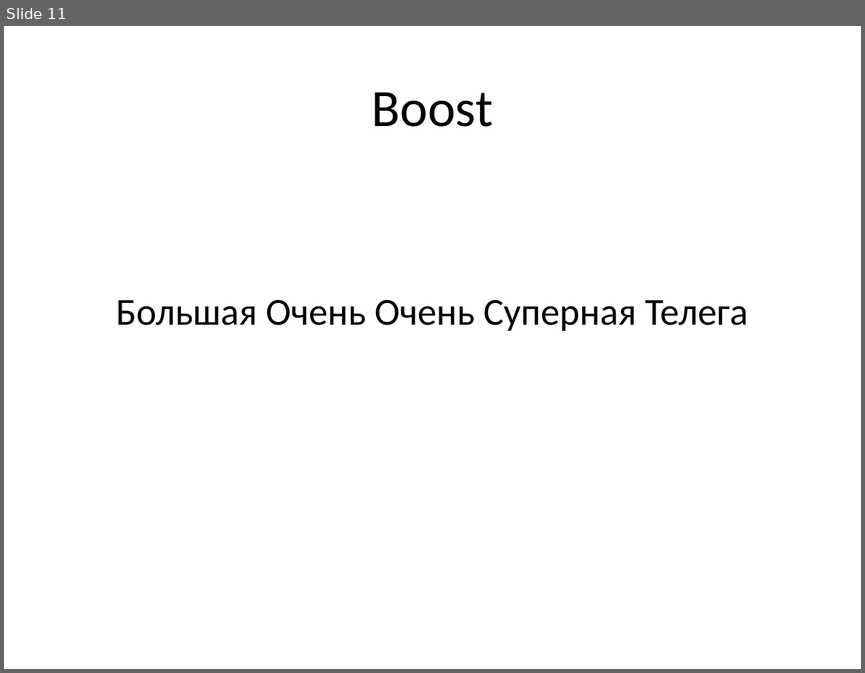
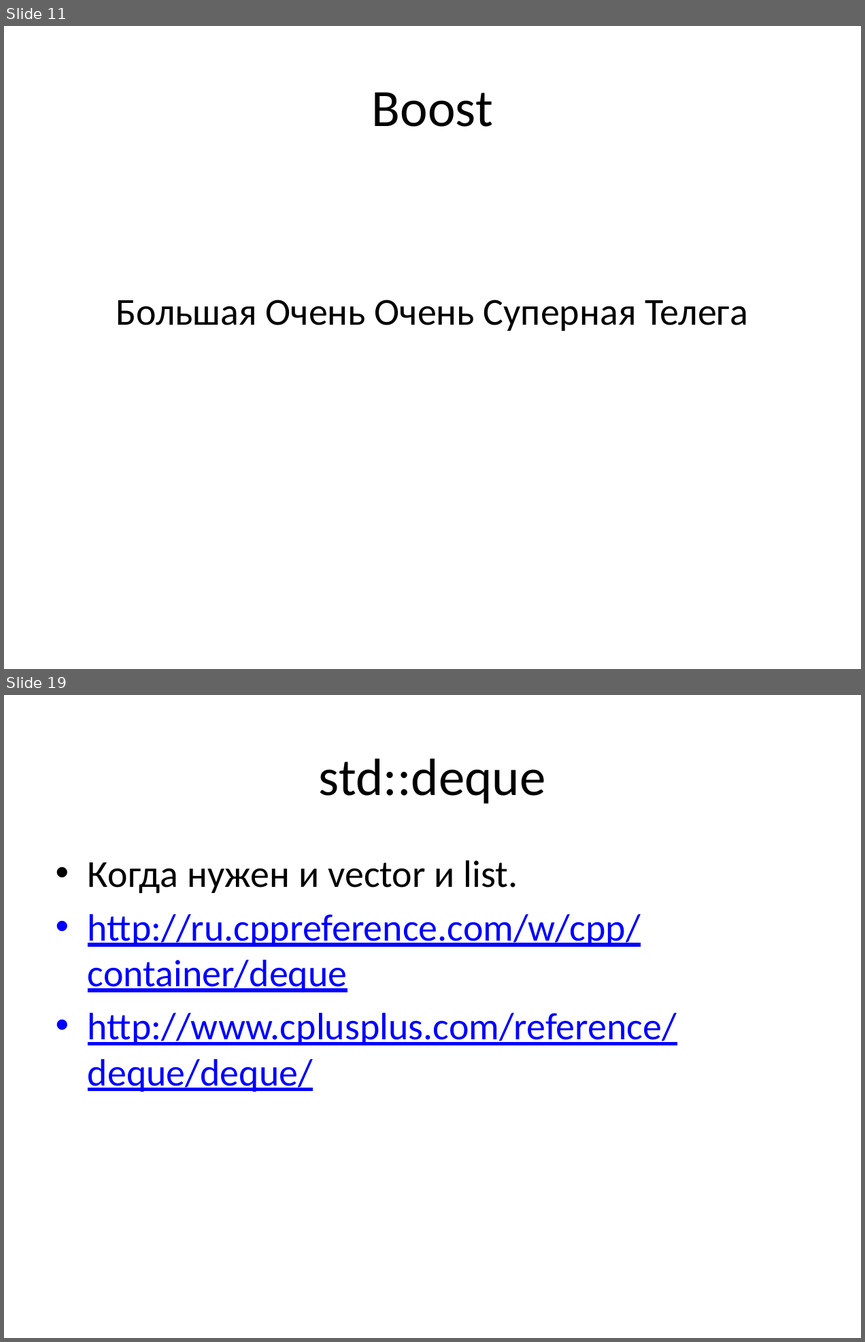
Before and after one commit to tscherkas/cpp_craft_1013, a slide deck: lections/cpp_craft_lec_2_pre.pptx. Shown one above the other, each under a label of ours: slide 11 before the commit, slides 11 and 19 after it; the slides between them are not shown. The pictures are 865x673 and 865x1342 pixels, drawn with LibreOffice and Linux fonts; fonts in the diff are those of the drawing. Boxes give left, top, right and bottom in pixels: in the first picture for what was removed or moved away, otherwise in the second. Text is boxed around its words. In the diff, an @@ line names an element or a change of style, - is before the commit and + after.

```diff
--- a/lections/cpp_craft_lec_2_pre.pptx
+++ b/lections/cpp_craft_lec_2_pre.pptx
@@ slide 19 added at (x1=4, y1=695, x2=861, y2=1338), background #FFFFFF @@
@@ title added at (x1=319, y1=758, x2=546, y2=804), 44 pt, text #000000 @@
+std::deque
@@ text added at (x1=88, y1=860, x2=677, y2=1091), 32 pt, text #0000FF, underline @@
+• Когда нужен и vector и list.
+• http://ru.cppreference.com/w/cpp/container/deque
+• http://www.cplusplus.com/reference/deque/deque/
```
Also in this commit, not shown: 17 other slides added, 1 slide removed, 1 other file.
